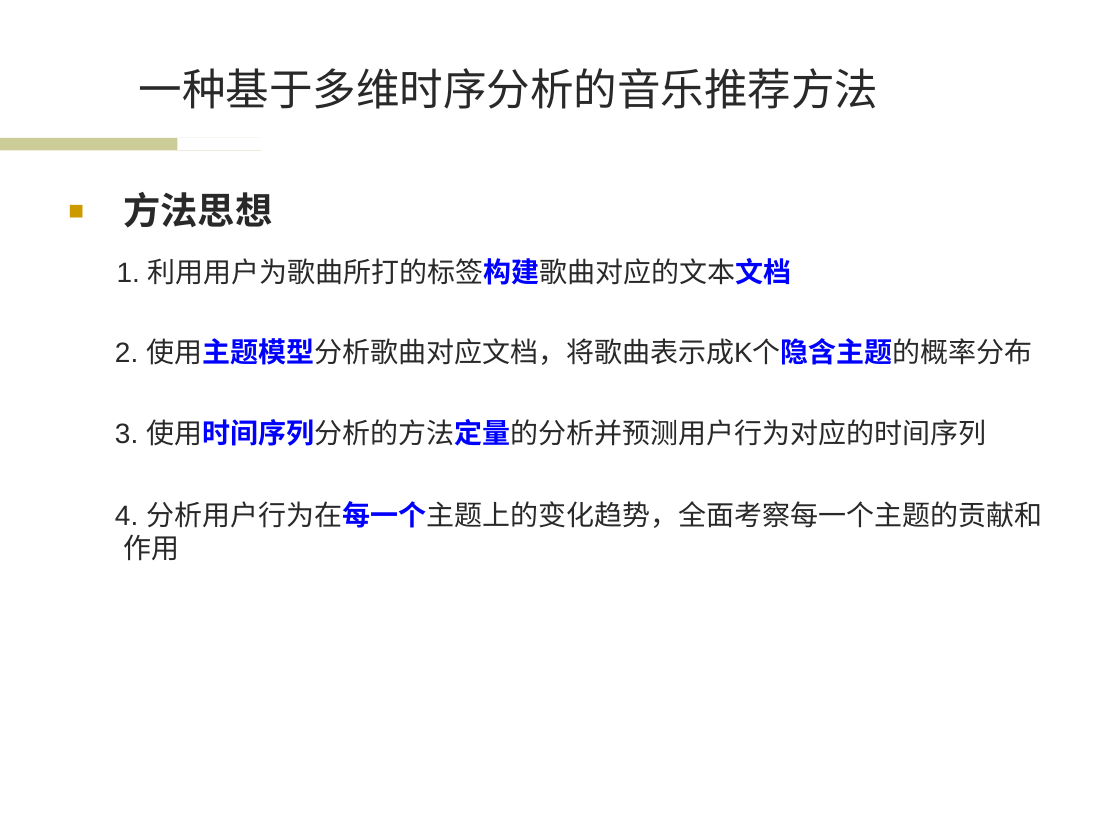
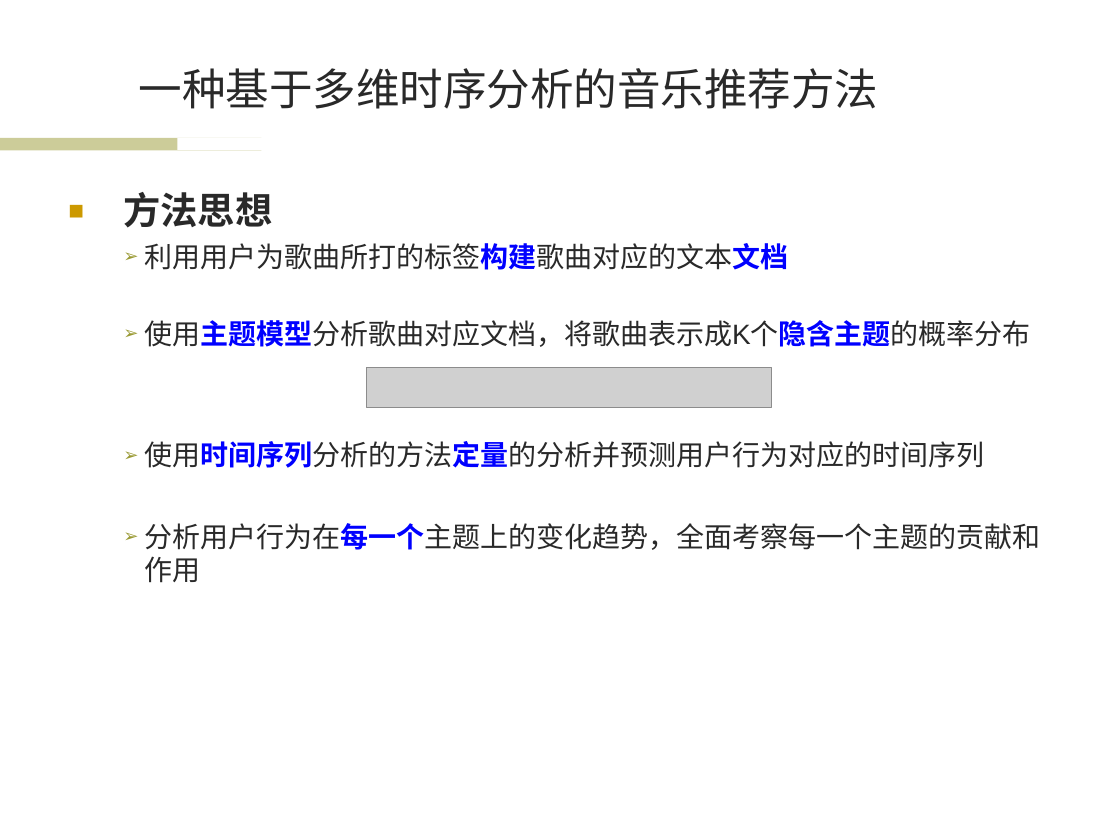
Before and after one commit to wwssttt/NJUThesis, a slide deck: slide 6 of ppt/一种基于时间序列分析的个性化音乐推荐系统及其实现.ppt (slide 5 before the commit). Drawn at 1120x840 pixels with LibreOffice and Linux fonts; fonts in the diff are those of the drawing; grey boxes stand for pictures; background and template pictures are left out. Boxes give left, top, right and bottom in pixels: in the first picture for what was removed or moved away, otherwise in the second. Text is boxed around its words. In the diff, an @@ line names an element or a change of style, - is before the commit and + after.

```diff
--- a/ppt/一种基于时间序列分析的个性化音乐推荐系统及其实现.ppt
+++ b/ppt/一种基于时间序列分析的个性化音乐推荐系统及其实现.ppt
@@ text at (144, 243, 1040, 583): text changed @@
-1. 利用用户为歌曲所打的标签构建歌曲对应的文本文档
-2. 使用主题模型分析歌曲对应文档，将歌曲表示成K个隐含主题的概率分布
-3. 使用时间序列分析的方法定量的分析并预测用户行为对应的时间序列
-4. 分析用户行为在每一个主题上的变化趋势，全面考察每一个主题的贡献和作用
+  ➢ 利用用户为歌曲所打的标签构建歌曲对应的文本文档
+  ➢ 使用主题模型分析歌曲对应文档，将歌曲表示成K个隐含主题的概率分布
+  ➢ 使用时间序列分析的方法定量的分析并预测用户行为对应的时间序列
+  ➢ 分析用户行为在每一个主题上的变化趋势，全面考察每一个主题的贡献和作用
@@ picture added at (366, 367, 772, 407) @@
```
Also in this commit, not shown: 9 other slides changed, 2 slides added, 1 slide removed.
